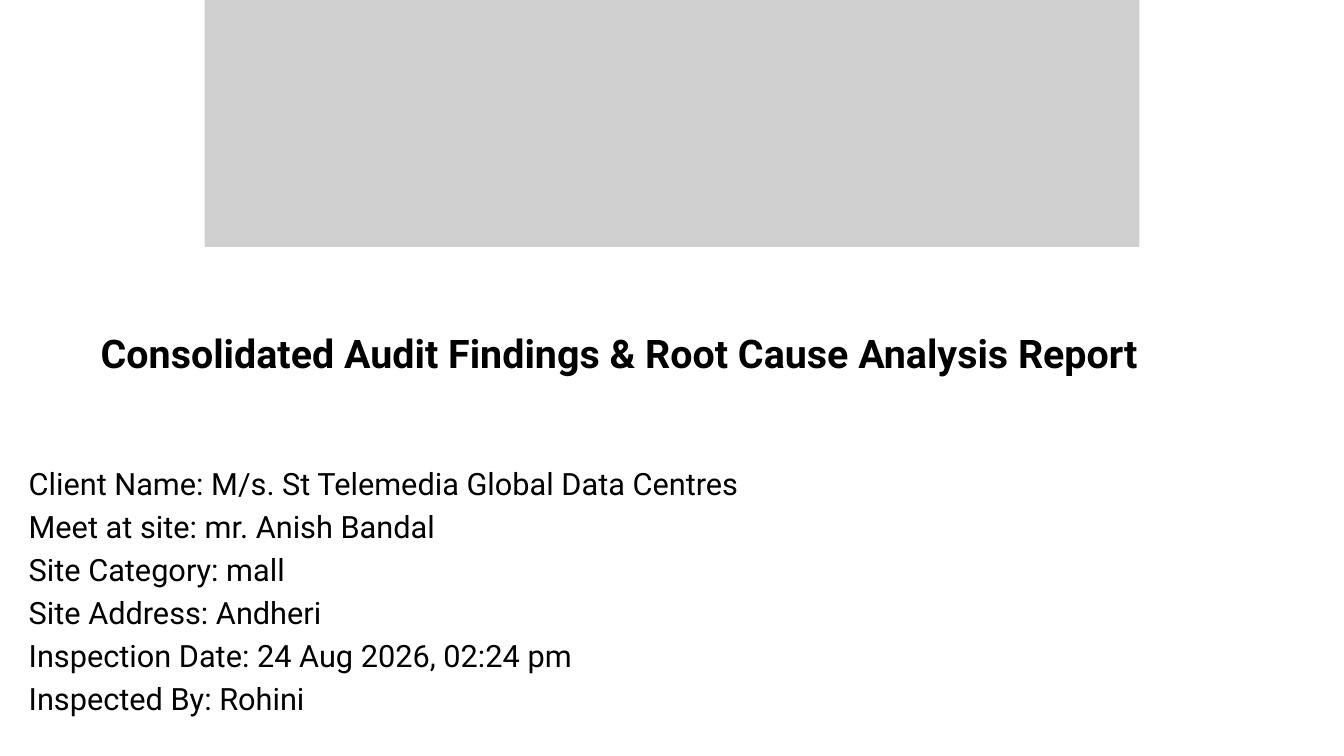
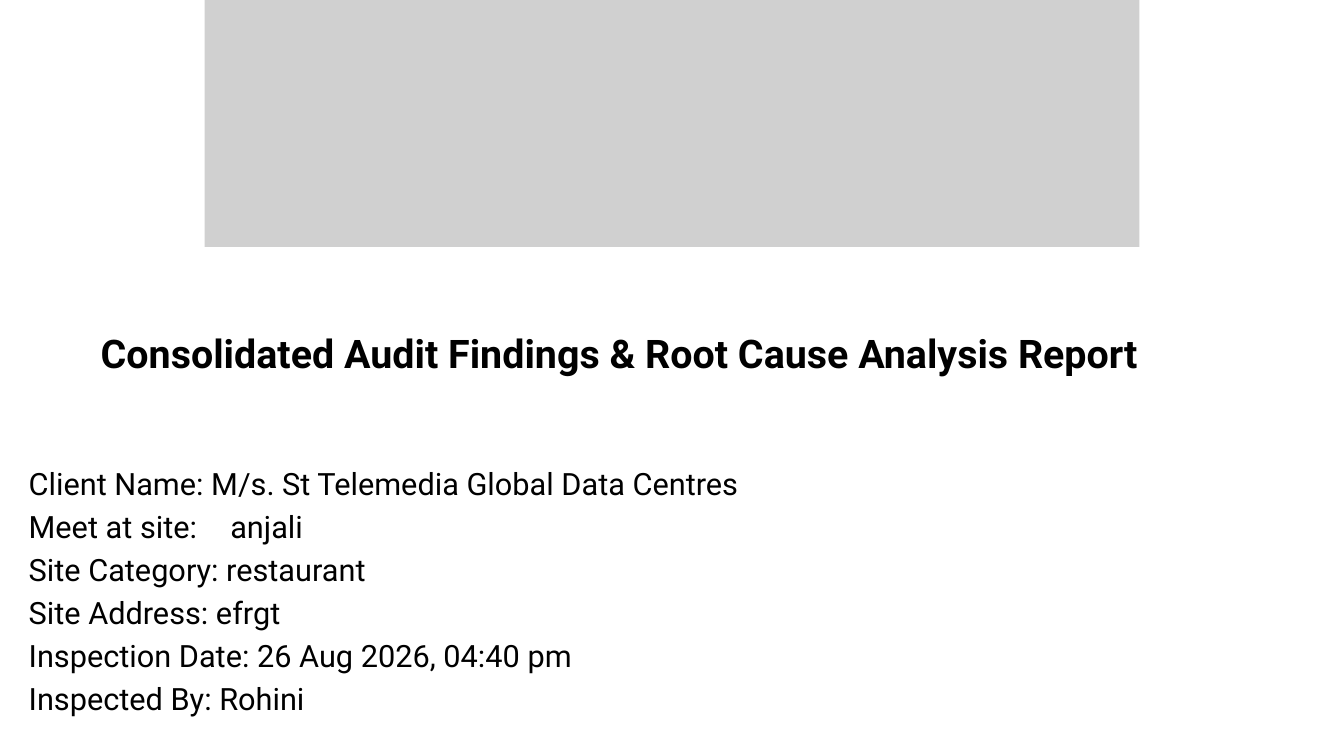
Before and after one commit to epcorn/Pestxz, a slide deck: slide 1 of tmp/auditor_report/Audit_M_s__St_Telemedia_Global_Data_Centres.pptx. Drawn at 1344x756 pixels with LibreOffice and Linux fonts; fonts in the diff are those of the drawing; grey boxes stand for pictures. Boxes give left, top, right and bottom in pixels: in the first picture for what was removed or moved away, otherwise in the second. Text is boxed around its words. In the diff, an @@ line names an element or a change of style, - is before the commit and + after.

```diff
--- a/tmp/auditor_report/Audit_M_s__St_Telemedia_Global_Data_Centres.pptx
+++ b/tmp/auditor_report/Audit_M_s__St_Telemedia_Global_Data_Centres.pptx
@@ text at [29, 515, 572, 674]: text changed @@
-Meet at site: mr. Anish Bandal
-Site Category: mall
-Site Address: Andheri
-Inspection Date: 24 Aug 2026, 02:24 pm
+Meet at site: anjali
+Site Category: restaurant
+Site Address: efrgt
+Inspection Date: 26 Aug 2026, 04:40 pm
```
Also in this commit, not shown: 2 other slides changed, 9 other files.
